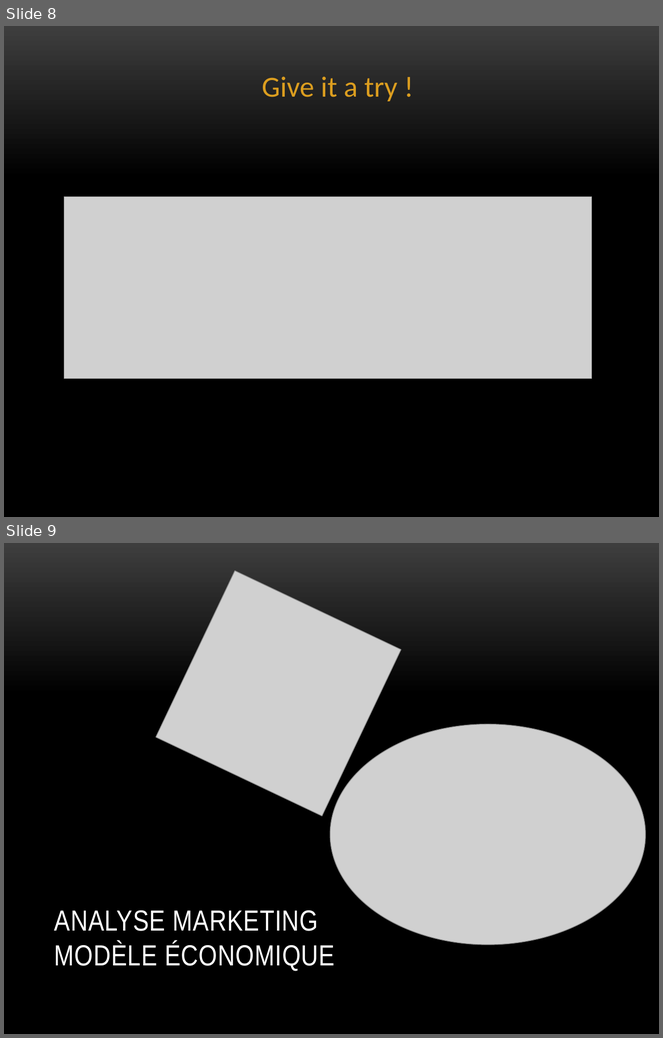
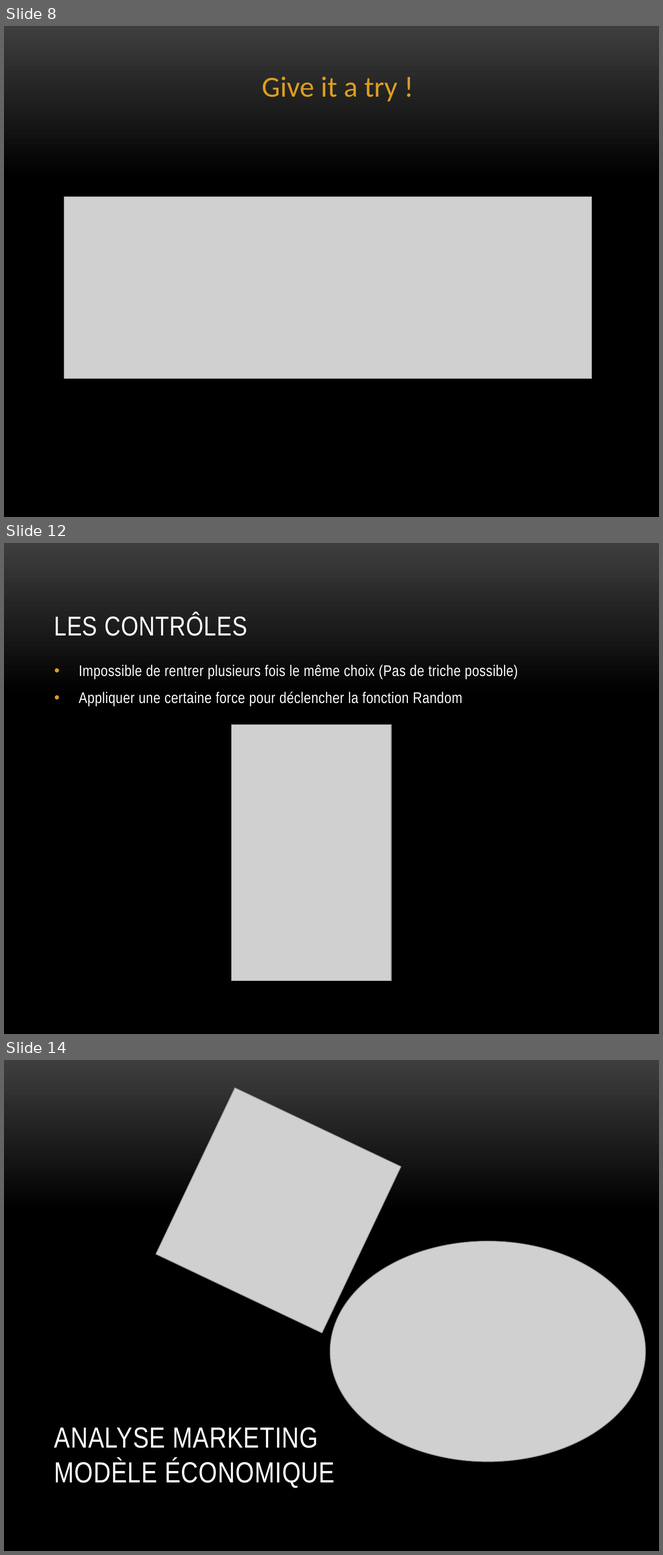
Before and after one commit to Cysios/eze2chooz, a slide deck: Livrables/Présentation Finale.pptx. Shown one above the other, each under a label of ours: slides 8 and 9 before the commit, slides 8, 12 and 14 after it; the slides between them are not shown. The pictures are 663x1038 and 663x1555 pixels, drawn with LibreOffice and Linux fonts; fonts in the diff are those of the drawing; grey boxes stand for pictures; background and template pictures are left out. Boxes give left, top, right and bottom in pixels: in the first picture for what was removed or moved away, otherwise in the second. Text is boxed around its words. In the diff, an @@ line names an element or a change of style, - is before the commit and + after.

```diff
--- a/Livrables/Présentation Finale.pptx
+++ b/Livrables/Présentation Finale.pptx
@@ slide 12 added at (4,543,659,1034), background picture (left out) @@
@@ title added at (54,613,247,636), 30 pt, text #FFFFFF @@
+LES CONTRÔLES
@@ text added at (79,665,518,706), 17 pt, text #FFFFFF @@
+• Impossible de rentrer plusieurs fois le même choix (Pas de triche possible)
+• Appliquer une certaine force pour déclencher la fonction Random
@@ picture added at (231,725,391,981) @@
@@ what was slide 9 is now slide 14 @@
```
Also in this commit, not shown: 2 slides changed, 4 other slides added.
